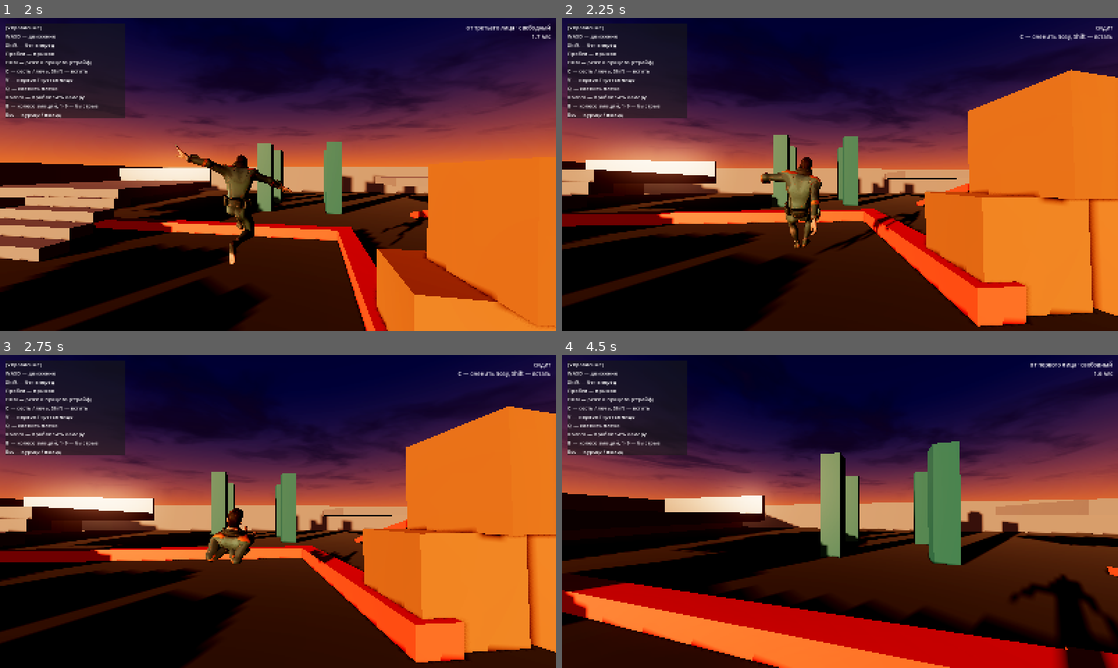
Above: before the commit, frames 1-4 (two rows, left to right).
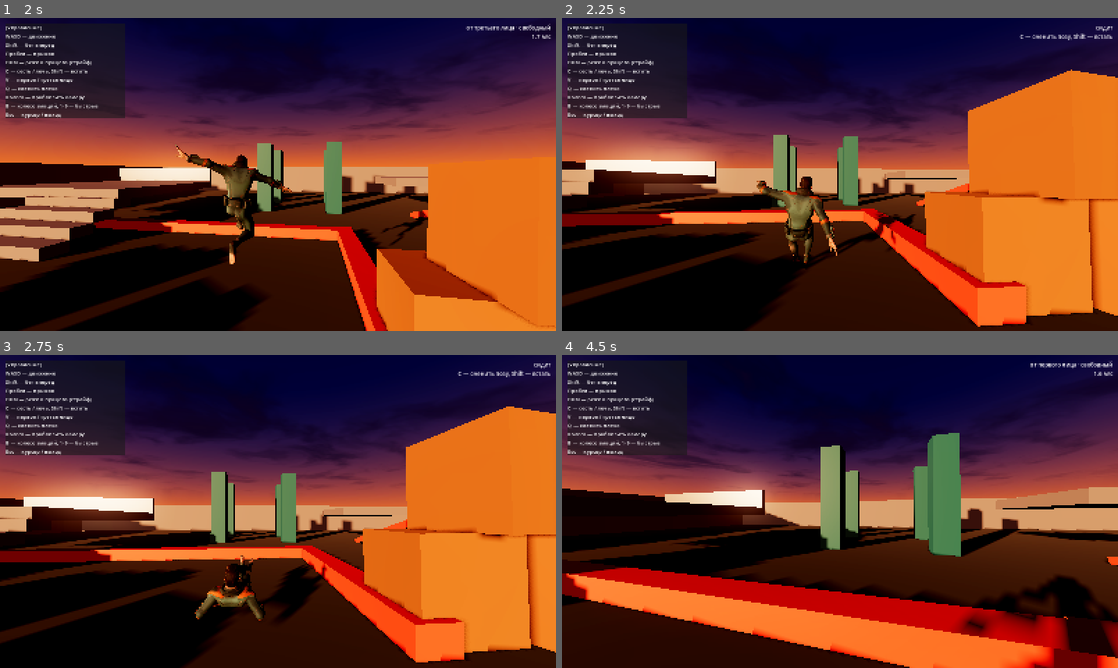
Above: after the commit, the same moments.

Repository: gazpromivanovic-boop/Sex
Game: Godot game, scene res://scenes/main.tscn
Same seed, same stepped clock (60 frames per second), same inputs: the game is played once before the commit and once after it.
Inputs (mouse positions are in pixels of both pictures, inside the frame that each line leads up to):
- Up to frame 1 (2 s): move the mouse to (305, 174) at 0.52 s; hold Right mouse button (aim) 0.53-1.28 s; hold W (move_forward) from 0.53 s (still down); tap Space (jump) at 0.77, 1.52 s; move the mouse to (250, 174) at 1.27 s; tap B (emote_wheel) at 1.35 s
- Up to frame 2 (2.25 s): keep holding W (move_forward); move the mouse to (851, 168) at 2.02 s; tap C (pose_cycle) at 2.1 s
- Up to frame 3 (2.75 s): keep holding W (move_forward)
- Up to frame 4 (4.5 s): keep holding W (move_forward); move the mouse to (834, 517) at 2.77 s; tap Shift (sprint) at 2.85 s; tap Space (jump) at 3.02, 3.77 s; move the mouse to (878, 514) at 3.52 s; hold Q (swap_shoulder) 3.53-4.28 s; move the mouse to (795, 508) at 4.27 s; tap V (toggle_view) at 4.35 s

Frame 1 is identical in both runs. In frame 2, 2.4% of the frame differs, in the area x 35-65%, y 44-81%; in frame 3, 2.8%; in frame 4, 28%, in the area x 0-100%, y 24-100%.

Commit message:
Руки ломались от поправки покоя; поза висела над опорой
Поправку на разницу рестовых поз я применял ко всем костям. Так нельзя: у
одинакового рига кости конечностей и так совпадают, а поворот звена задан в
системе родителя, которую поправка не трогает — цепочку выкручивает. Теперь
доворачивается только корневая кость: она разворачивает всю фигуру, остальные
идут за ней. Именно так доворачивали три клипа пака при сборке player.glb.

Посадка позы на опору умела только поднимать модель, поэтому поза, оказавшаяся
выше пола, так и висела. Теперь сдвиг работает в обе стороны, а землёй для
опорной кости считается уровень на pose_ground_offset ниже неё: кости лежат
внутри меша, и без этого поза стоит на костях, а не на теле.

Co-Authored-By: Claude Opus 5 <noreply@anthropic.com>

Diff:
--- a/scripts/clip_importer.gd
+++ b/scripts/clip_importer.gd
@@ -12,8 +12,9 @@
 ##
 ## И главное: клип может быть снят на другой позе покоя. Тогда повороты приезжают
 ## в чужой системе координат, и персонаж сидит боком или лёжа стоит. Поправка
-## считается из разницы рестовых поз двух ригов — где они совпадают, поправка
-## единичная и ничего не трогает.
+## считается из разницы рестовых поз и применяется только к корневой кости — она
+## разворачивает всю фигуру, остальные кости идут за родителем. Где позы
+## совпадают, поправка единичная и ничего не трогает.
 ##
 ## Поэтому клип переносится, а не подключается: пути дорожек переписываются на
 ## наш скелет, повороты доворачиваются на разницу покоя, смещения переносятся
@@ -138,33 +139,35 @@
 			if source_bone < 0:
 				source_bone = from_skeleton.find_bone(bone)
 
-		# Поправка на разницу рестовых поз. Клип хранит поворот кости
-		# относительно её покоя в своём риге; если покой там другой, поза
-		# приезжает повёрнутой — персонаж сидит боком или лёжа стоит.
-		# Разница считается, а не подбирается: где позы совпадают, поправка
-		# выходит единичной и ничего не меняет.
-		var fix := _rest_fix(from_skeleton, source_bone, skeleton, target_bone)
+		# Поправка на разницу рестовых поз — и только у корневой кости.
+		#
+		# Клип хранит поворот кости относительно её покоя. Если весь риг снят в
+		# другой системе координат, разница сидит в покое корня, и доворот таза
+		# ставит на место всю фигуру: остальные кости идут за родителем. Ровно
+		# так же доворачивали три клипа пака при сборке player.glb.
+		#
+		# Применять ту же поправку к каждой кости нельзя: у одинакового рига
+		# кости конечностей и так совпадают, а если разойдутся — поворот звена
+		# задан в системе родителя, которую этой поправкой не трогаем, и цепочку
+		# выкручивает. Руки ломаются именно об это.
+		var root := skeleton.get_bone_parent(target_bone) < 0
+		var fix := Quaternion.IDENTITY
+		if root:
+			fix = _rest_fix(from_skeleton, source_bone, skeleton, target_bone)
 
 		if kind == Animation.TYPE_ROTATION_3D:
-			for k in clip.track_get_key_count(i):
-				var q: Quaternion = clip.track_get_key_value(i, k)
-				clip.track_set_key_value(i, k, fix * q)
+			if root:
+				for k in clip.track_get_key_count(i):
+					var q: Quaternion = clip.track_get_key_value(i, k)
+					clip.track_set_key_value(i, k, fix * q)
 		elif kind == Animation.TYPE_POSITION_3D:
-			# смещение задано в системе родителя, поэтому и разворачиваем его
-			# поправкой родителя, а для корневой кости — своей же
-			var frame := fix
-			if from_skeleton != null and source_bone >= 0:
-				var source_parent := from_skeleton.get_bone_parent(source_bone)
-				var target_parent := skeleton.get_bone_parent(target_bone)
-				if source_parent >= 0 and target_parent >= 0:
-					frame = _rest_fix(from_skeleton, source_parent, skeleton, target_parent)
 			var here := skeleton.get_bone_rest(target_bone).origin
 			var there := Vector3.ZERO
 			if source_bone >= 0:
 				there = from_skeleton.get_bone_rest(source_bone).origin
 			for k in clip.track_get_key_count(i):
 				var v: Vector3 = clip.track_get_key_value(i, k)
-				clip.track_set_key_value(i, k, here + (frame * (v - there)) * scale)
+				clip.track_set_key_value(i, k, here + (fix * (v - there)) * scale)
 	return clip
 
 
--- a/scripts/player.gd
+++ b/scripts/player.gd
@@ -139,6 +139,10 @@
 	"res://assets/animations/sitting_idle.fbx",
 	"res://assets/animations/sitting_pose.fbx",
 ]
+## Насколько кость утоплена в теле, м. Опорные кости — таза и кистей — лежат
+## внутри меша, поэтому землёй для них считается уровень чуть ниже самой кости:
+## иначе поза «стоит» на костях и висит над поверхностью.
+@export var pose_ground_offset: float = 0.06
 ## Доворот модели в позе, градусы по осям, по значению на каждую позу.
 ## Обычно нужен ноль: clip_importer сам считает поправку на разницу рестовых поз.
 ## Это запас на случай, если клип снят настолько иначе, что расчёта не хватило —
@@ -203,7 +207,7 @@
 var _visual_y: float = 0.0            ## сглаженная высота для камеры и модели
 var _visual_offset: float = 0.0
 var _step_lag: Vector3 = Vector3.ZERO ## насколько картинка отстаёт после переноса вперёд
-var _pose_lift: float = 0.0           ## на сколько поднята модель, чтобы поза не тонула
+var _pose_lift: float = 0.0           ## сдвиг модели, чтобы поза легла на опору
 var _pose_tilt: Vector3 = Vector3.ZERO ## текущий доворот позы, градусы
 var _stair_cycle: float = 0.0         ## оценка глубины проступи по прошлым ступенькам
 var _stair_shift: float = 0.0         ## сколько дистанции подарил последний перенос
@@ -918,7 +922,7 @@
 	model.rotation = Vector3(deg_to_rad(_pose_tilt.x),
 		model_yaw + deg_to_rad(_pose_tilt.y), deg_to_rad(_pose_tilt.z))
 
-	var lift: float = _pose_lift_target() if posing or _pose_lift > 0.001 else 0.0
+	var lift: float = _pose_ground_shift() if posing or absf(_pose_lift) > 0.001 else 0.0
 	_pose_lift = lerpf(_pose_lift, lift, clampf(delta * 10.0, 0.0, 1.0))
 
 	# корпус не повёрнут (крутится только модель), поэтому мировой сдвиг = локальный
@@ -926,21 +930,25 @@
 	cam_yaw.position = Vector3(_step_lag.x, pivot_height + _visual_offset - _land_dip, _step_lag.z)
 
 
-## Клип позы опускает таз, и модель уезжает ниже начала координат тела — то есть
-## под пол: физическое тело остаётся цилиндром и подстроиться под позу не может.
-## Поэтому меряем, насколько низко ушла самая нижняя кость, и ровно на столько
-## поднимаем модель. В стойке нижняя кость и так над нулём, поправка выходит нулевой,
-## так что проверка ничего не портит и в обычном движении.
-func _pose_lift_target() -> float:
+## Сажает позу на опору. Физическое тело остаётся цилиндром и под позу
+## подстроиться не может, поэтому подгоняем саму модель: находим самую нижнюю
+## кость и сдвигаем модель так, чтобы она встала на уровень пола, утопленная
+## внутрь тела на pose_ground_offset. Сдвиг работает в обе стороны — поза может
+## и провалиться под пол, и повиснуть над ним, и оба случая лечатся одинаково.
+## Опорной становится та кость, что ниже всех: сидя это таз и кисти, лёжа — бок.
+func _pose_ground_shift() -> float:
 	if skeleton == null:
 		return 0.0
-	var base := global_position.y + _pose_lift      # текущий подъём вычитаем, иначе он себя же и накрутит
-	var lowest := 0.0
+	# текущий сдвиг вычитаем, иначе он подмешается в замер и накрутит сам себя
+	var base := global_position.y + _pose_lift
+	var lowest := INF
 	for b in skeleton.get_bone_count():
 		var bone_y: float = (skeleton.global_transform
 			* skeleton.get_bone_global_pose(b)).origin.y
 		lowest = minf(lowest, bone_y - base)
-	return -lowest
+	if is_inf(lowest):
+		return 0.0
+	return clampf(-pose_ground_offset - lowest, -0.6, 0.6)
 
 
 func _process(delta: float) -> void:
Not shown, changed: README.md
